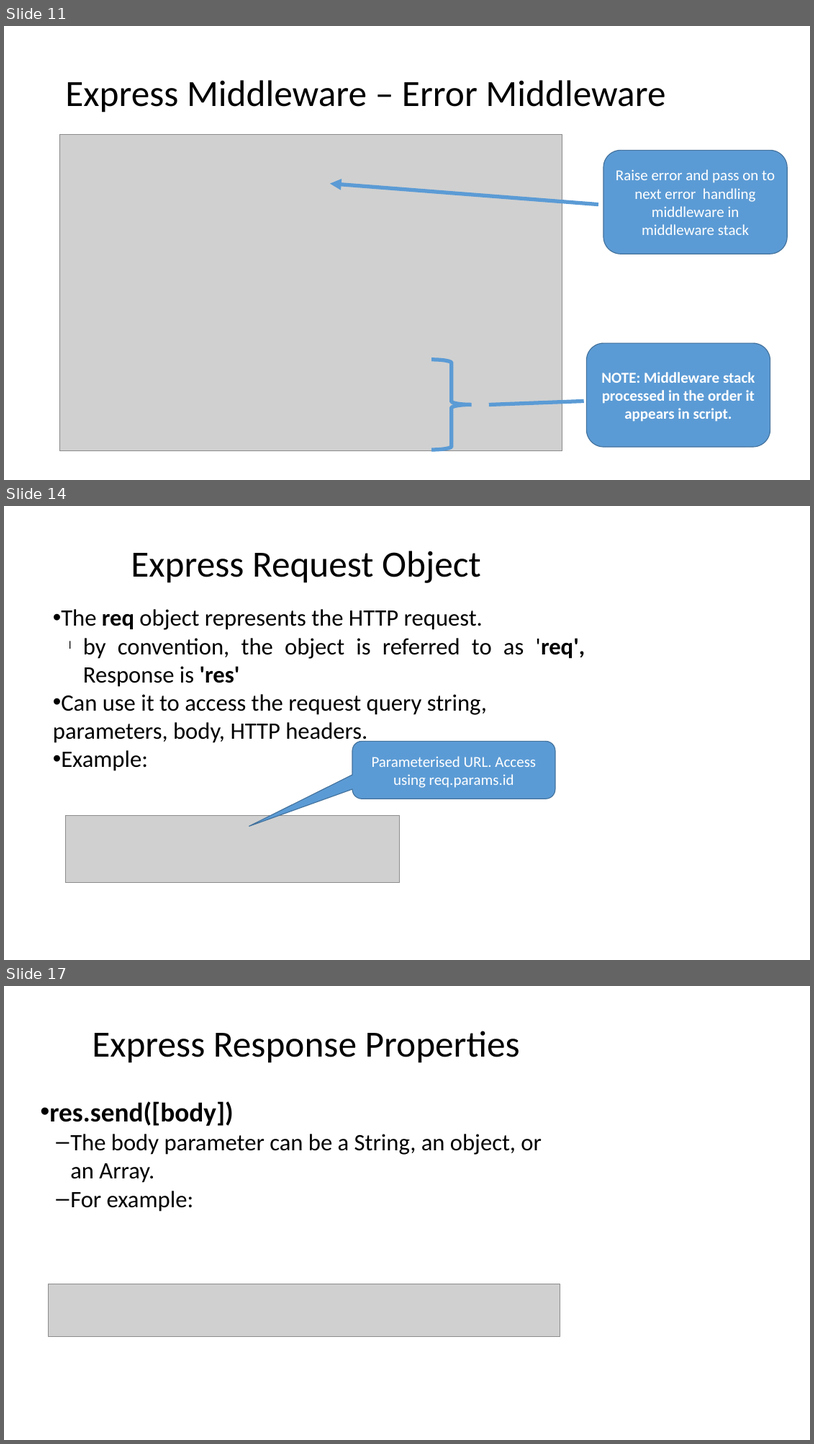
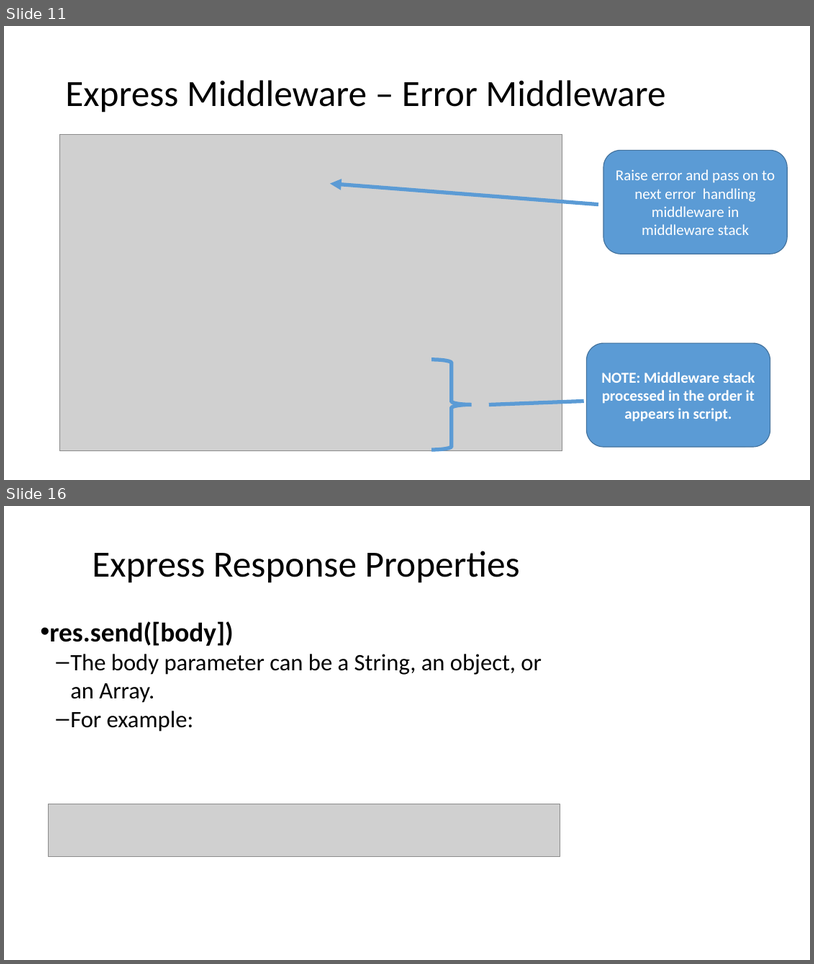
Before and after one commit to diarmuidoconnor/ewd-module-2025, a slide deck: topic09/talk-1/express apis.pptx. Shown one above the other, each under a label of ours: slides 11, 14 and 17 before the commit, slides 11 and 16 after it; the slides between them are not shown. The pictures are 814x1444 and 814x964 pixels, drawn with LibreOffice and Linux fonts; fonts in the diff are those of the drawing; grey boxes stand for pictures. Boxes give left, top, right and bottom in pixels: in the first picture for what was removed or moved away, otherwise in the second. Text is boxed around its words. In the diff, an @@ line names an element or a change of style, - is before the commit and + after.

```diff
--- a/topic09/talk-1/express apis.pptx
+++ b/topic09/talk-1/express apis.pptx
@@ slide 14 removed at (4, 506, 810, 960), background #FFFFFF @@
@@ text removed at (131, 551, 481, 583) @@
-Express Request Object
@@ text removed at (53, 609, 586, 771) @@
-• The req object represents the HTTP request.
-  l by convention, the object is referred to as 'req', Response is 'res'
-• Can use it to access the request query string, parameters, body, HTTP headers.
-• Example:
@@ rounded speech box removed at (352, 741, 556, 799) @@
-Parameterised URL. Access using req.params.id
@@ picture removed at (66, 815, 400, 883) @@
@@ what was slide 17 is now slide 16 @@
```
Also in this commit, not shown: 4 slides changed, 5 other files.
